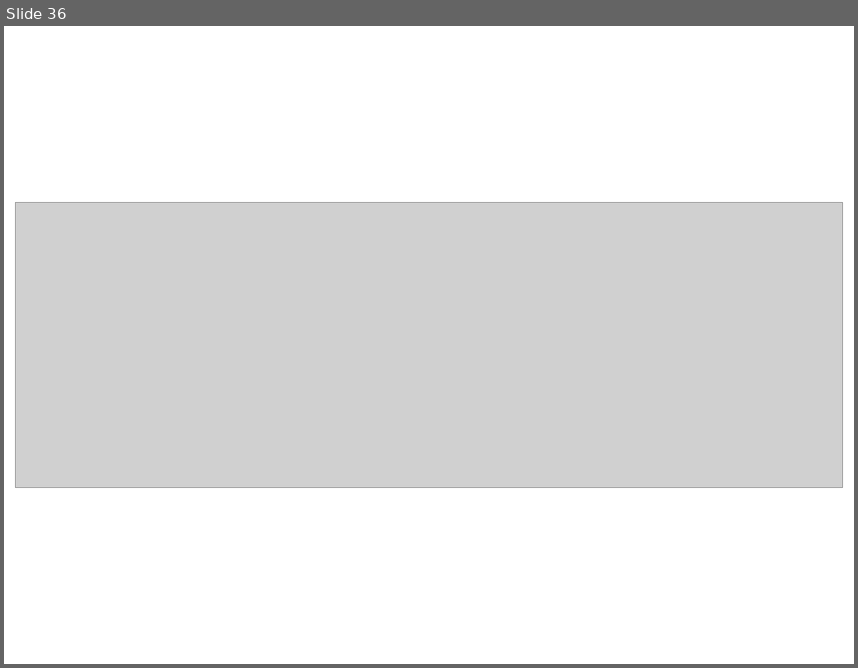
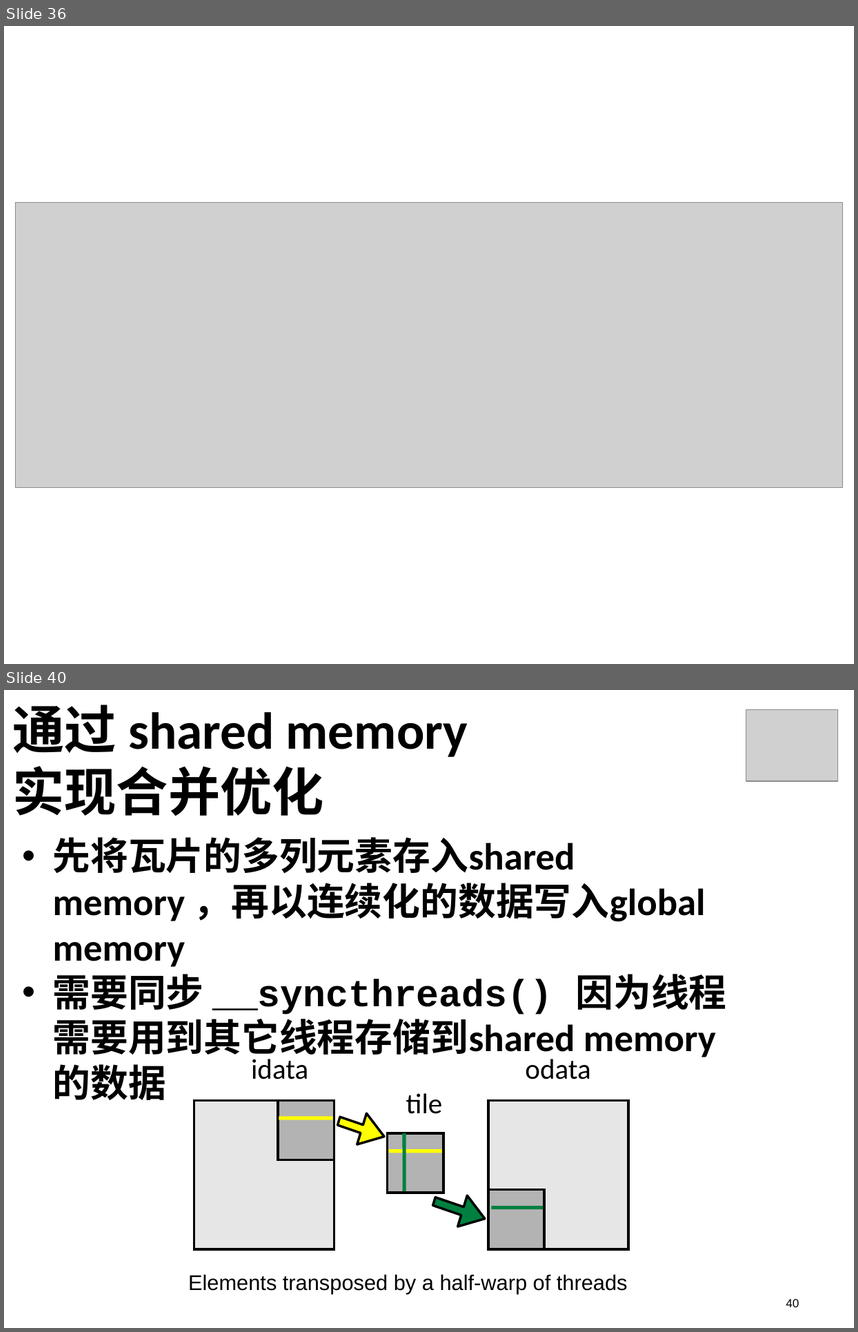
Before and after one commit to soulsheng/CUDA-Practice, a slide deck: doc/CUDA编程实训_day1_pm(20141219Liu).pptx. Shown one above the other, each under a label of ours: slide 36 before the commit, slides 36 and 40 after it; the slides between them are not shown. The pictures are 858x668 and 858x1332 pixels, drawn with LibreOffice and Linux fonts; fonts in the diff are those of the drawing; grey boxes stand for pictures. Boxes give left, top, right and bottom in pixels: in the first picture for what was removed or moved away, otherwise in the second. Text is boxed around its words. In the diff, an @@ line names an element or a change of style, - is before the commit and + after.

```diff
--- a/doc/CUDA编程实训_day1_pm(20141219Liu).pptx
+++ b/doc/CUDA编程实训_day1_pm(20141219Liu).pptx
@@ slide 40 added at bbox=[4, 690, 854, 1328], background #FFFFFF @@
@@ title added at bbox=[12, 704, 468, 816], 44 pt, text #000000, bold @@
+通过 shared memory
+实现合并优化
@@ picture added at bbox=[746, 709, 838, 781] @@
@@ text added at bbox=[53, 837, 727, 1100], 32 pt, text #000000, bold @@
+• 先将瓦片的多列元素存入shared memory ，再以连续化的数据写入global memory
+• 需要同步 __syncthreads() 因为线程需要用到其它线程存储到shared memory 的数据
@@ group added at bbox=[188, 1058, 629, 1294]: 5 rectangles, 4 texts, 4 lines, 2 freeform shapes @@
+Elements transposed by a half-warp of threads
+idata
+odata
+tile
@@ page number added at bbox=[786, 1299, 799, 1307], 10 pt, text #000000 @@
+40
```
Also in this commit, not shown: 2 slides changed, 5 other slides added.
